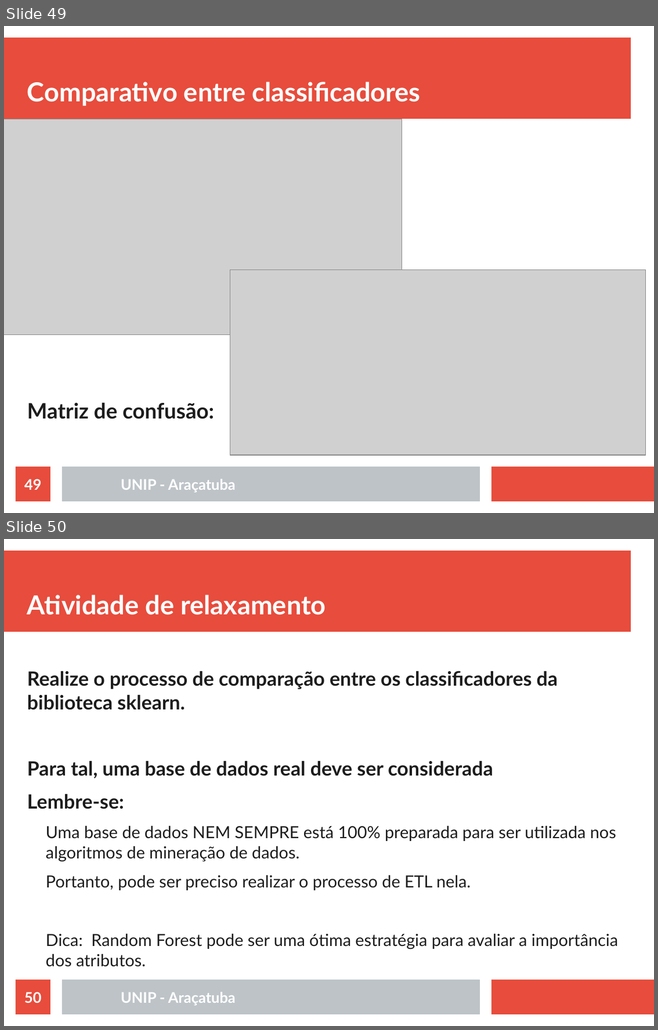
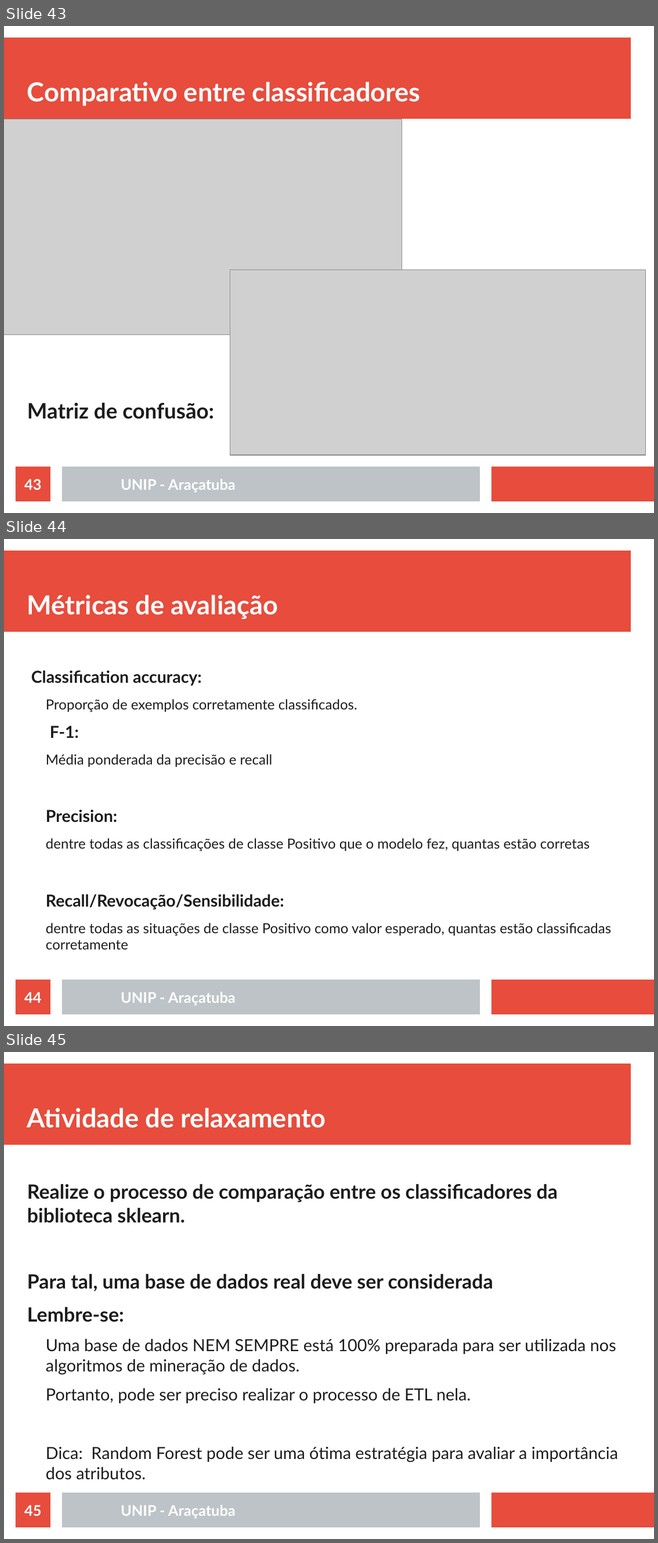
Before and after one commit to rafaelstojoao/pos-unip, a slide deck: [2020][modulo][Machine_Learning]/[aula]03[outrosAlgoritmos].odp. Shown one above the other, each under a label of ours: slides 49 and 50 before the commit, slides 43, 44 and 45 after it. The pictures are 658x1030 and 658x1543 pixels, drawn with LibreOffice and Linux fonts; fonts in the diff are those of the drawing; grey boxes stand for pictures. Boxes give left, top, right and bottom in pixels: in the first picture for what was removed or moved away, otherwise in the second. Text is boxed around its words. In the diff, an @@ line names an element or a change of style, - is before the commit and + after.

```diff
--- a/[2020][modulo][Machine_Learning]/[aula]03[outrosAlgoritmos].odp
+++ b/[2020][modulo][Machine_Learning]/[aula]03[outrosAlgoritmos].odp
@@ slide 44 added at bbox=[4, 539, 654, 1026], background #FFFFFF; not listed: 3 template elements that a slide beside it also shows @@
@@ title added at bbox=[27, 595, 278, 619], 32 pt, text #FFFFFF, bold @@
+Métricas de avaliação
@@ text added at bbox=[31, 670, 611, 950], 17.1 pt, text #1C1C1C @@
+Classification accuracy:
+  Proporção de exemplos corretamente classificados.
+F-1:
+  Média ponderada da precisão e recall
+Precision:
+  dentre todas as classificações de classe Positivo que o modelo fez, quantas estão corretas
+Recall/Revocação/Sensibilidade:
+  dentre todas as situações de classe Positivo como valor esperado, quantas estão classificadas corretamente
@@ page number added at bbox=[16, 980, 50, 1015], fill #E74C3C, 18 pt, text #FFFFFF, bold @@
+44
@@ text added at bbox=[121, 992, 235, 1005], 18 pt, text #FFFFFF, bold @@
+UNIP - Araçatuba
@@ what was slide 49 is now slide 43 @@
@@ page number at bbox=[24, 479, 41, 490]: text changed @@
-49
+43
@@ what was slide 50 is now slide 45 @@
@@ page number at bbox=[24, 1505, 41, 1516]: text changed @@
-50
+45
```
Also in this commit, not shown: 3 slides changed, 2 other slides added, 11 slides removed, 5 other files.
